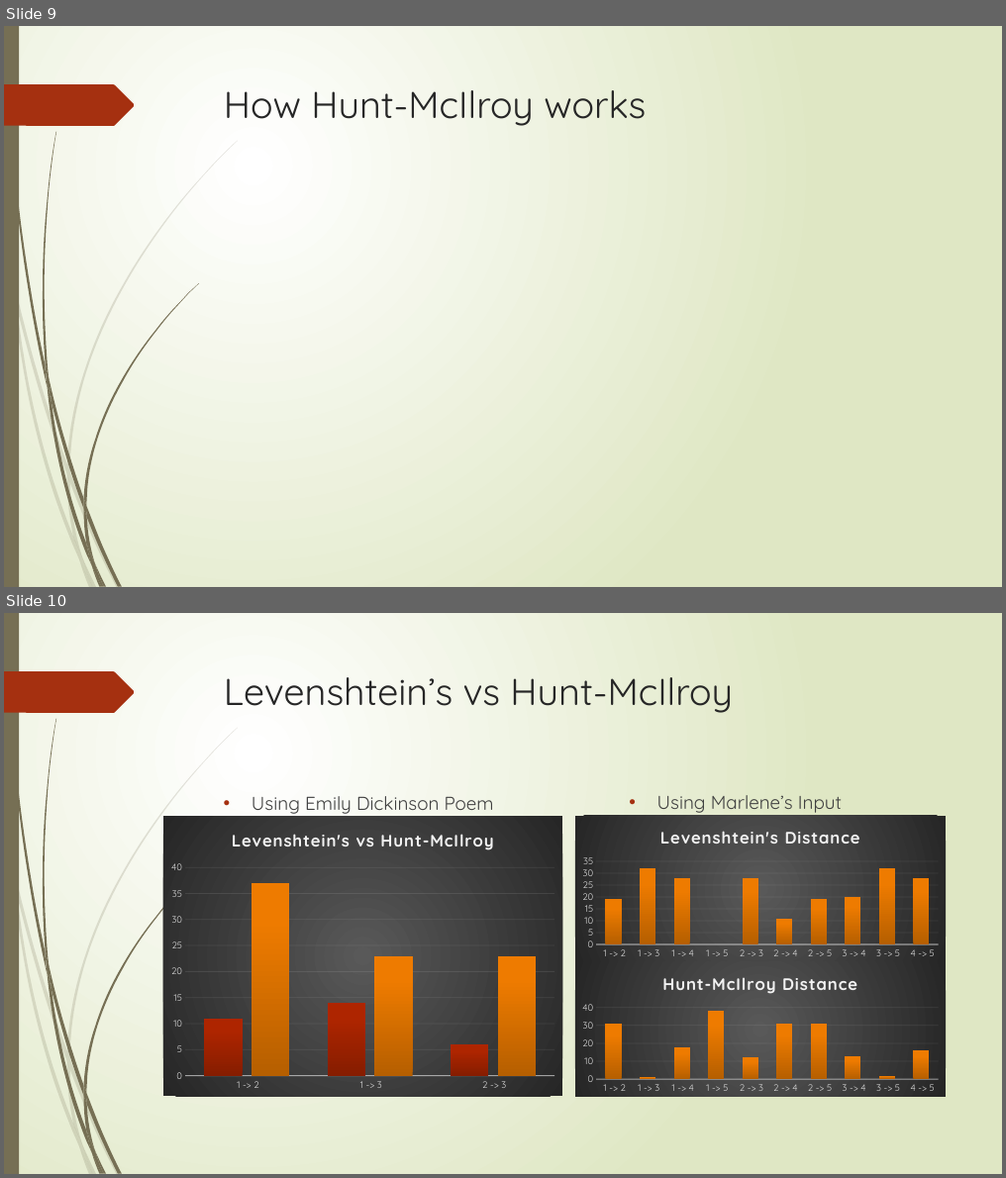
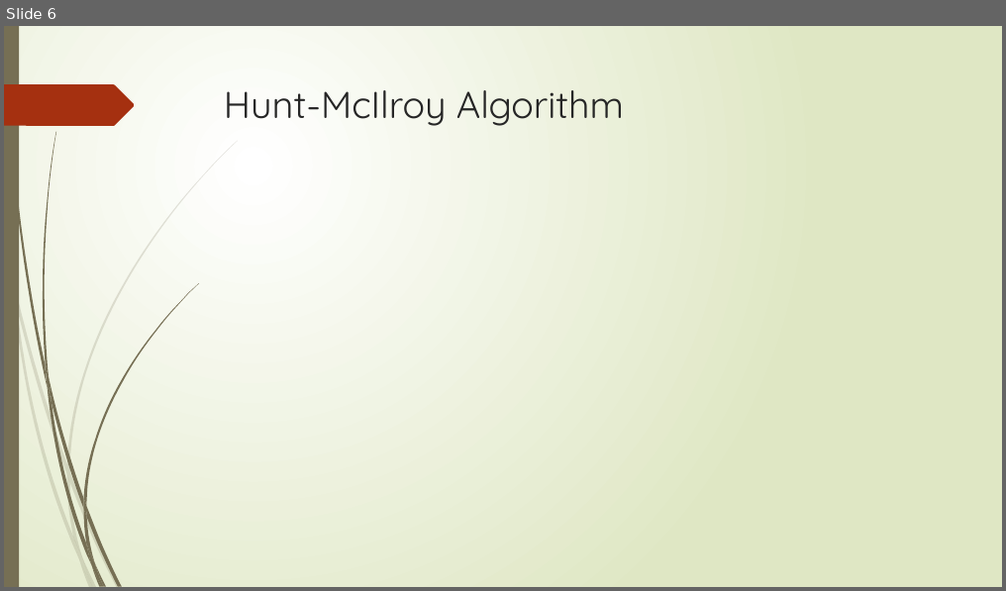
Before and after one commit to AthensStateComputerScience/DigitalHumanities, a slide deck: PowerPoint/Digital Humanities.pptx. Shown one above the other, each under a label of ours: slides 9 and 10 before the commit, slide 6 after it. The pictures are 1006x1178 and 1006x591 pixels, drawn with LibreOffice and Linux fonts; fonts in the diff are those of the drawing; grey boxes stand for pictures. Boxes give left, top, right and bottom in pixels: in the first picture for what was removed or moved away, otherwise in the second. Text is boxed around its words. In the diff, an @@ line names an element or a change of style, - is before the commit and + after.

```diff
--- a/PowerPoint/Digital Humanities.pptx
+++ b/PowerPoint/Digital Humanities.pptx
@@ slide 10 removed at (4,613,1002,1174), background gradient #FFFFFF to #DFE8C4; not listed: 24 template elements that a slide beside it also shows @@
@@ title removed at (224,677,733,713) @@
-Levenshtein’s vs Hunt-McIlroy
@@ column chart removed at (163,817,562,1096) @@
-title "Levenshtein's vs Hunt-McIlroy"
-categories:  1 -> 2,  1 -> 3,  2 -> 3
-Series 1: 11, 14, 6
-Series 2: 37, 23, 23
@@ text removed at (252,796,494,814) @@
-• Using Emily Dickinson Poem
@@ column chart removed at (575,816,945,962) @@
-title "Levenshtein's Distance"
-categories:  1 -> 2,  1 -> 3,  1 -> 4,  1 -> 5,  2 -> 3,  2 -> 4,  2 -> 5,  3 -> 4,  3 -> 5,  4 -> 5
-Levenshtein's Distance: 19, 32, 28, 0, 28, 11, 19, 20, 32, 28
@@ text removed at (657,795,842,813) @@
-• Using Marlene’s Input
@@ column chart removed at (575,962,945,1097) @@
-title "Hunt-McIlroy Distance"
-categories:  1 -> 2,  1 -> 3,  1 -> 4,  1 -> 5,  2 -> 3,  2 -> 4,  2 -> 5,  3 -> 4,  3 -> 5,  4 -> 5
-Hunt-McIlroy Distance: 31, 1, 18, 38, 12, 31, 31, 13, 2, 16
@@ what was slide 9 is now slide 6 @@
@@ slide 6 changed as well @@
@@ title at (224,90,624,126): text changed @@
-How Hunt-McIlroy works
+Hunt-McIlroy Algorithm
```
Also in this commit, not shown: 7 other slides changed, 5 slides added, 6 other slides removed.
